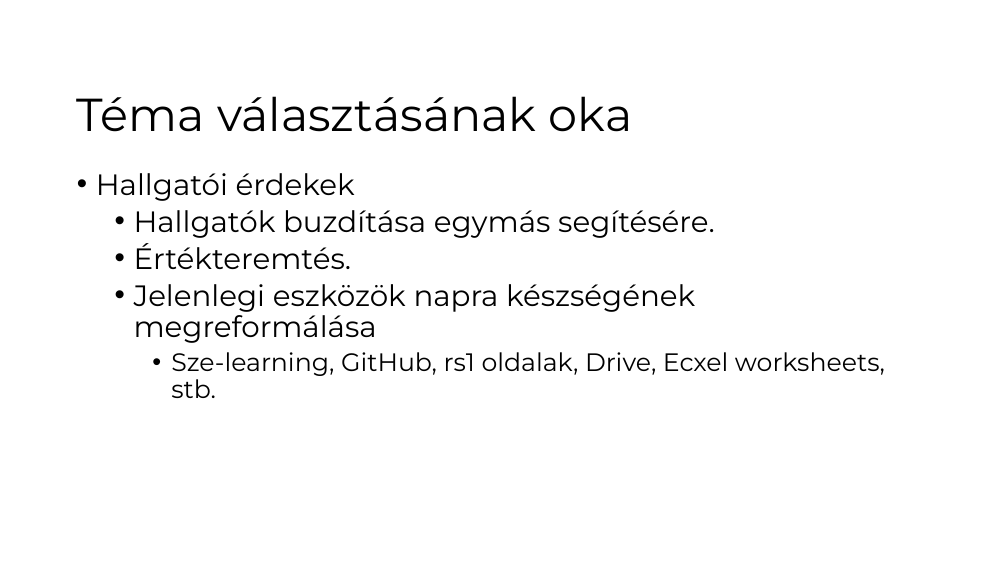
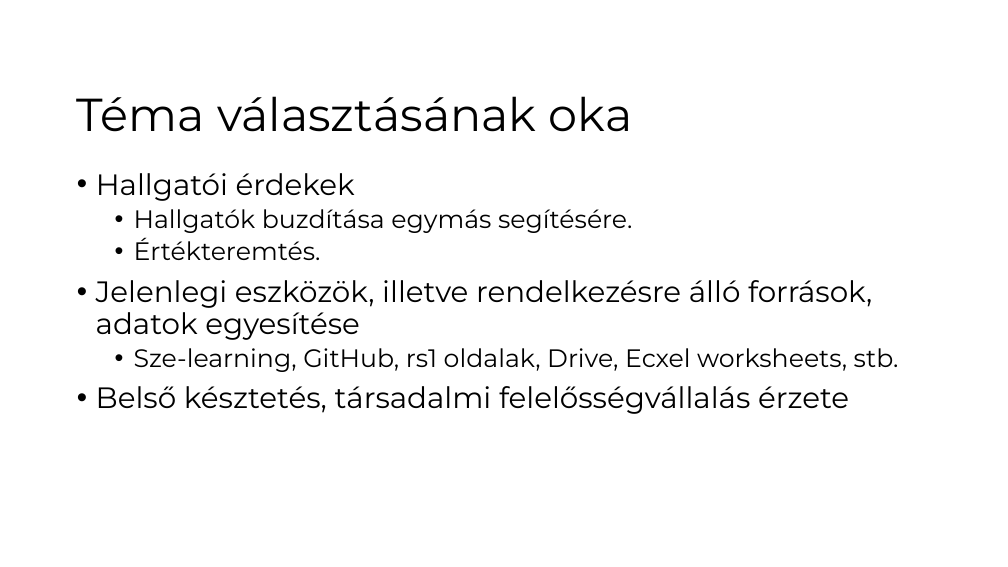
Before and after one commit to Azozzer/Projetkmunka-1-2, a slide deck: slide 2 of SZE_tantargyi_tudasbazis.pptx. Drawn at 1008x567 pixels with LibreOffice and Linux fonts; fonts in the diff are those of the drawing; background and template pictures are left out. Boxes give left, top, right and bottom in pixels: in the first picture for what was removed or moved away, otherwise in the second. Text is boxed around its words. In the diff, an @@ line names an element or a change of style, - is before the commit and + after.

```diff
--- a/SZE_tantargyi_tudasbazis.pptx
+++ b/SZE_tantargyi_tudasbazis.pptx
@@ text at <box>134,209,899,372</box>: size 28 to 24 pt in "Hallgatók buzdítása egymás segítésére.", "Értékteremtés."; list level 3 to 2 in "Sze-learning, GitHub, rs1 oldalak, Drive, ..." @@
@@ text at <box>96,280,872,340</box>: text changed @@
-  • Jelenlegi eszközök napra készségének megreformálása
+• Jelenlegi eszközök, illetve rendelkezésre álló források, adatok egyesítése
@@ text at <box>96,386,849,414</box>: paragraph added @@
+• Belső késztetés, társadalmi felelősségvállalás érzete
```
Also in this commit, not shown: 5 other slides changed.
